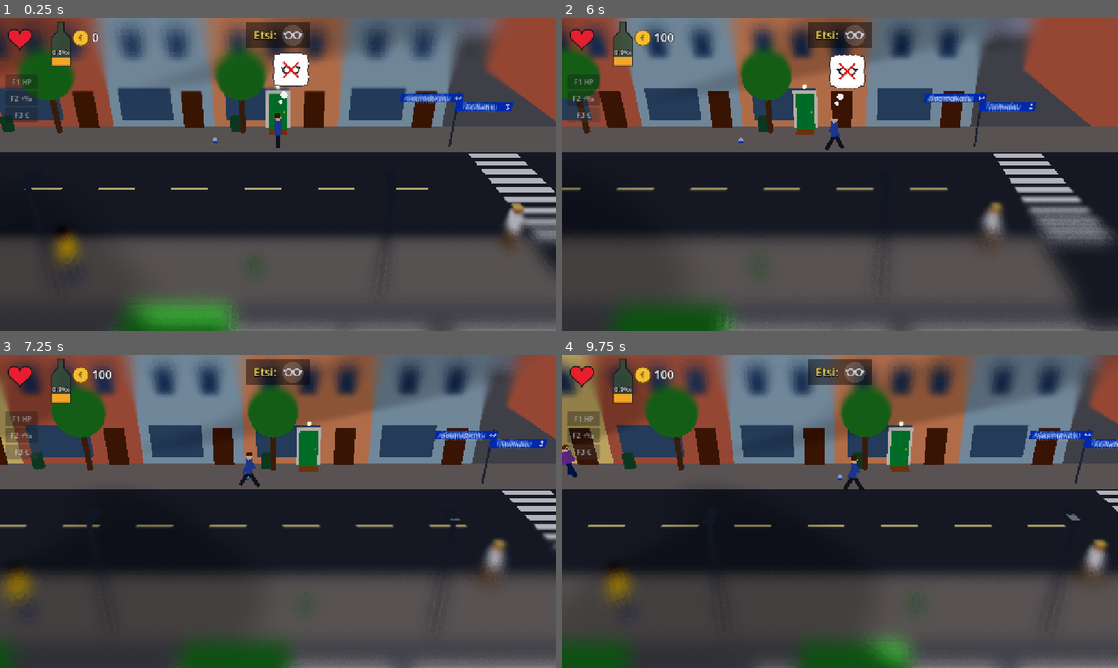
Above: before the commit, frames 1-4 (two rows, left to right).
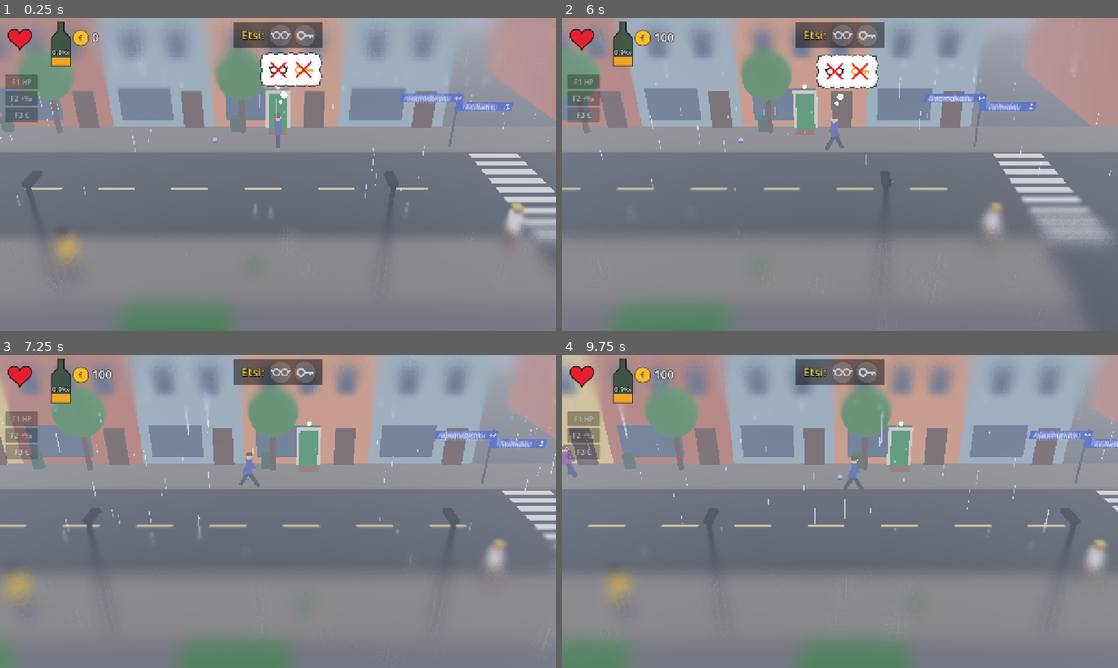
Above: after the commit, the same moments.

Repository: Ecculi/GoodMorningMoonshine
Game: Godot game, scene res://scenes/main.tscn
Same seed, same stepped clock (60 frames per second), same inputs: the game is played once before the commit and once after it.
Inputs:
- Up to frame 1 (0.25 s): no input
- Up to frame 2 (6 s): tap Enter at 0.5, 2.85 s; hold Right (move_right) 0.53-1.28 s; hold Space (action) 0.53-1.28 s; hold Down (move_down) 1.28-2.03 s; tap P (phone) at 1.35 s; hold Right (move_right) 2.03-2.78 s; tap Z at 2.1 s; hold Up (move_up) 2.78-3.5 s; click "F1 HP" at 3.5 s; click "F2 +‰" at 4.25 s; click "F3 €" at 5 s; tap Space (action) at 5.75 s; hold Left (move_left) from 5.78 s (still down); tap Tab at 5.85 s
- Up to frame 3 (7.25 s): keep holding Left (move_left); tap Space (action) at 6.6 s
- Up to frame 4 (9.75 s): release Left (move_left) at 7.28 s; hold Down (move_down) 7.28-8.03 s; tap P (phone) at 7.35 s; hold Right (move_right) 8.03-8.78 s; tap Z at 8.1 s; hold Up (move_up) 8.78-9.53 s; tap Enter at 8.85, 9.5 s; hold Right (move_right) from 9.53 s (still down); tap Tab at 9.6 s

The runs differ from the first frame. In frame 1, 98% of the frame differs, in the area x 0-100%, y 0-100%; in frame 2, 98%; in frame 3, 99%; in frame 4, 99%.

Commit message:
Passing-out limit varies daily between 3.2 and 4.0 per mille
Co-Authored-By: Claude Opus 5.5 <noreply@anthropic.com>
Claude-Session: https://claude.ai/code/session_014p1PebUFuQA4D9T8dUNWSx

Diff:
--- a/scripts/game_state.gd
+++ b/scripts/game_state.gd
@@ -16,7 +16,9 @@
 const PROMILLE_START := 0.8
 const PROMILLE_HANGOVER := 0.5
 const PROMILLE_DRUNK := 2.0
-const PROMILLE_PASS_OUT := 3.5
+## Passing out happens somewhere between these; a new limit every day.
+const PASS_OUT_MIN := 3.2
+const PASS_OUT_MAX := 4.0
 const PROMILLE_MAX_SHOWN := 4.0
 ## Per mille lost per second of activity (running burns faster).
 const PROMILLE_DECAY := 0.0135
@@ -60,6 +62,8 @@
 ## Tiredness 0..100 (no meter: the eyes close and the character slumps).
 ## Full = falls asleep on the spot. Grows faster in the dark.
 var tired := 0.0
+## Today's passing-out limit (random between PASS_OUT_MIN and PASS_OUT_MAX).
+var pass_out_promille := 3.5
 ## Caffeine in the blood; too much at once makes the character jittery.
 var caffeine := 0.0
 var jitter_t := 0.0
@@ -153,7 +157,7 @@
 	elif tired >= 100.0:
 		sleep_place = "street"
 		_end_day("SLEEP_TIRED")
-	elif promille > PROMILLE_PASS_OUT:
+	elif promille > pass_out_promille:
 		sleep_place = "street"
 		_end_day("SLEEP_PASSOUT")
 	elif clock_min >= DAY_END_MIN:
@@ -373,8 +377,9 @@
 	wake_pos = Vector3(rng.randf_range(-12.0, 12.0), 0.0, z)
 
 
-## Every day has its own weather.
+## Every day has its own weather (and its own passing-out limit).
 func _roll_weather() -> void:
+	pass_out_promille = rng.randf_range(PASS_OUT_MIN, PASS_OUT_MAX)
 	var r := rng.randf()
 	if r < 0.4:
 		weather = "sunny"
Not shown, changed: DESIGN.md
